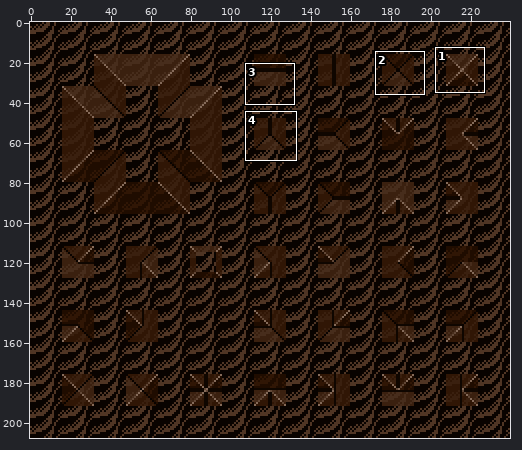
File history of a sprite sheet, graphics/images/ramps_sand_beige.png. Above: a wide view before the commit, with the close-up outlined.
Close-up. As it was:
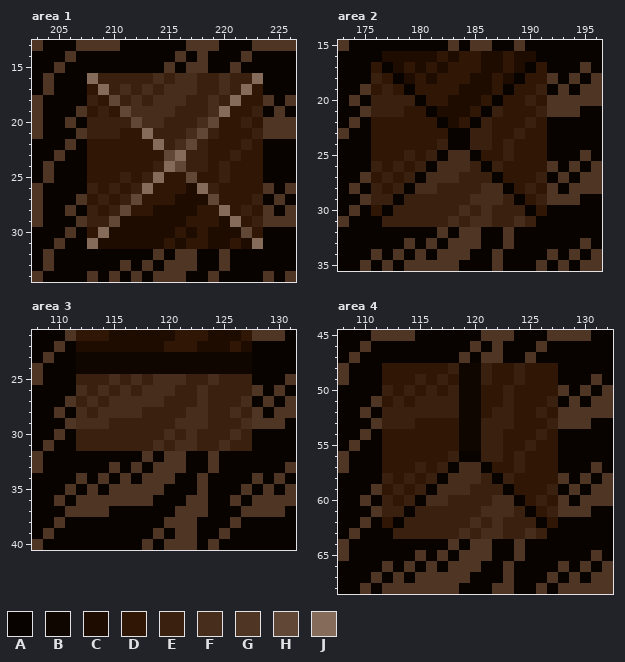
The file is 480x416 pixels, drawn in blocks of 2x2; one block is one cell here. Colours within 5 levels of each other are drawn and written as one. Shown: area 1: x 203..226, y 13..34; area 2: x 173..196, y 15..35; area 3: x 108..131, y 21..40; area 4: x 108..132, y 45..68. The commit also changed other parts of the picture, which this record leaves out.
Palette (. is transparent): A #090300  B #0f0600  C #1f0c00  D #301605  E #3a200f  F #472d1c  G #4f3524  H #614736  J #856b5a
Pixels before, area 1, first column x 203:
13 GAAAGGGGAAAAAAGGGAAAGGGG
14 AAAGAAAAAAAAAGAGAAAGAAAA
15 AAGAAAAAAAAAGAGGAAGAAAAA
16 AGAAAJEEEEEFEFFEEFEEJAAA
17 AGAAADJEFEFEFFFEEFEJDAAA
18 GAAAAEDHEFEFFFEEFEJDDGAG
19 GAAAGDEDHFFFFEEEFJDDEAGA
20 GAAGAEEEEHFFEEEFHDDEDGGG
21 GAAAGEEEDDJEEEFHEDDDEGGG
22 AAAGADDDDDDJEFHEDDDEDAAA
23 AAGAADDDDDDDHJEEDDEDDAAA
24 AGAAADDDDDDEJHEEDEDDDAAA
25 AGAAADDDEDEJDDHDDEDDDAAA
26 GAAAAEDEDEJDDDCJEDDDDGAG
27 GAAAGDEDEHDDDCCCHDDDEAGA
28 GAAGAEDEHDDCCCCDDJDEDGAG
29 GAAAGEEHCCCCCCDDDCJDEGGG
30 AAAGADJCCCCCCDCDCCCHDAAA
31 AAGAAJCCCCCCDCDDCCDCJAAA
32 AGAAAAAAAAAGAGGAAGAAAAAA
33 AGAAAAAAGAGAGGGAAGAAAAAA
34 GAAAAGAGAGAGGGAAGAAAAGAG
Pixels before, area 2, first column x 173:
15 GAAAAAAAAAGAGGAAGAAAAAAA
16 AAAACCCCCDCDDCCDCCAAAAAA
17 AAADACDCDCDDDCCDCADAAAGA
18 AAAEDACDCDDDCCDCADDGAGAG
19 AAGDEDADDDDCCCDADDEAGAGG
20 AGAEEEEADDCCCDADDEDGGGGG
21 AAGEEEDDACCCDAEDDDEGGGAA
22 AGADDDDDDACDAEDDDEDAAAAA
23 GAADDDDDDDAAEEDDEDDAAAAA
24 AAADDDDDDEAAEEDEDDDAAAAA
25 AAADDDEDEAFFADDEDDDAAAGA
26 AAAEDEDEAFFFEAEDDDDGAGAG
27 AAGDEDEAFFFEEEADDDEAGAGG
28 AGAEDEAFFEEEEFFADEDGAGGG
29 AAGEEAEEEEEEFFFEADEGGGAA
30 AGADAEEEEEEFEFEEEADAAAAA
31 GAAAEEEEEEFEFFEEFEAAAAAA
32 AAAAAAAAAGAGGAAGAAAAAAAA
33 AAAAAAGAGAGGGAAGAAAAAAGA
34 AAAGAGAGAGGGAAGAAAAGAGAG
35 AAGAGAGGGGGAAAGAAAGAGAGG
Pixels before, area 3, first column x 108:
21 AAAGDDDCCCCCCDDDCCCDGGGA
22 AAGACCCCCCCCDDDCCCDCAAAA
23 AGAABBBBBBBBBBBBBBBBAAAA
24 GAAABBBBBBBBBBBBBBBBAAAA
25 GAAAEEEFEFEFFFEEFEEEAAAG
26 AAAAFEFEFEFFFEEFEEEEGAGA
27 AAAGEFEFFFFFEEEFEEEFAGAG
28 AAGAFEFFFFEEEEFFEEFEGAGG
29 AAAGFFFEEEEEEFFFEEEFGGGA
30 AAGAEEEEEEEEFEFEEEFEAAAA
31 AGAAEEEEEEEFEFFEEFEEAAAA
32 GAAAAAAAAAGAGGAAGAAAAAAA
33 GAAAAAAGAGAGGGAAGAAAAAAG
34 AAAAGAGAGAGGGAAGAAAAGAGA
35 AAAGAGAGGGGGAAAGAAAGAGAG
36 AAGAGGGGGGGAAAGGAAGAGGGG
37 AAAGGGGAAAAAAGGGAAAGGGGA
38 AAGAAAAAAAAAGGGAAAGAAAAA
39 AGAAAAAAAAAGAGGAAGAAAAAA
40 GAAAAAAAAAGAGGGAGAAAAAAA
Pixels before, area 4, first column x 108:
45 AAAGGGGAAAAAAGGGAAAGGGGAA
46 AAGAAAAAAAAAGAGAAAGAAAAAA
47 AGAAAAAAAAAGAGGAAGAAAAAAA
48 GAAADDDDDDEBBEDDEDDDAAAAA
49 GAAADDDEDEDBBEDDEDDDAAAGA
50 AAAAEDEDEDEBBDDEDDDDGAGAG
51 AAAGDEDEEEEBBDDEDDDEAGAGG
52 AAGAEEEEEEEBBDEEDDEDGGGGG
53 AAAGEEEDDDDBBEEEDDDEGGGAA
54 AAGADDDDDDDBBEEDDDEDAAAAA
55 AGAADDDDDDDBBEEDDEDDAAAAA
56 GAAADDDDDDEAAEEDEDDDAAAAA
57 GAAADDDEDEAFFADDEDDDAAAGA
58 AAAAEDEDEAFFFEAEDDDDGAGAG
59 AAAGDEDEAFFFEEEADDDEAGAGG
60 AAGAEDEAFFEEEEFFADEDGAGGG
61 AAAGEEAEEEEEEFFFEADEGGGAA
62 AAGADAEEEEEEFEFEEEADAAAAA
63 AGAAAEEEEEEFEFFEEFEAAAAAA
64 GAAAAAAAAAGAGGAAGAAAAAAAA
65 GAAAAAAGAGAGGGAAGAAAAAAGA
66 AAAAGAGAGAGGGAAGAAAAGAGAG
67 AAAGAGAGGGGGAAAGAAAGAGAGG
68 AAGAGGGGGGGAAAGGAAGAGGGGG
Once edited:
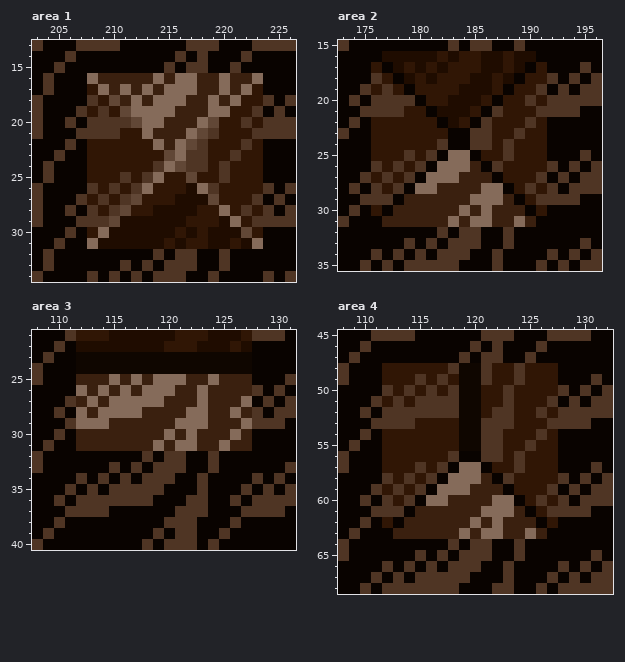
The edit:
Area 1:
y 16: x 214 F -> J; x 216..217 FF -> JJ; x 220 F -> J
y 17: x 211 F -> J; x 213 F -> J; x 215..217 FFF -> JJJ; x 220 F -> J
y 18: x 208 E -> G; x 212 F -> J; x 214..216 FFF -> JJJ; x 219 F -> J
y 19: x 209 E -> G; x 212..215 FFFF -> JJJJ; x 219 F -> J; x 223 E -> G
y 20: x 208..211 EEEE -> GGGG; x 213..214 FF -> JJ; x 218 F -> J; x 222 E -> G
y 21: x 208..210 EEE -> GGG; x 217 F -> J; x 219 E -> G; x 223 E -> G
y 22: x 216 F -> J; x 218 E -> G; x 222 E -> G
y 23: x 217..218 EE -> GG; x 221 E -> G
y 24: x 214 E -> G; x 217..218 EE -> GG; x 220 E -> G
y 25: x 211 E -> G; x 213 E -> G; x 220 E -> G
y 26: x 208 E -> G; x 210 E -> G; x 212 E -> G; x 219 E -> G
y 27: x 209 E -> G; x 211 E -> G; x 223 E -> G
y 28: x 208 E -> G; x 210 E -> G; x 222 E -> G
y 29: x 208..209 EE -> GG; x 223 E -> G
Area 2:
y 18: x 176 E -> G
y 19: x 177 E -> G; x 191 E -> G
y 20: x 176..179 EEEE -> GGGG; x 190 E -> G
y 21: x 176..178 EEE -> GGG; x 187 E -> G; x 191 E -> G
y 22: x 186 E -> G; x 190 E -> G
y 23: x 185..186 EE -> GG; x 189 E -> G
y 24: x 182 E -> G; x 185..186 EE -> GG; x 188 E -> G
y 25: x 179 E -> G; x 181 E -> G; x 183..184 FF -> JJ; x 188 E -> G
y 26: x 176 E -> G; x 178 E -> G; x 180 E -> G; x 182..184 FFF -> JJJ; x 187 E -> G
y 27: x 177 E -> G; x 179 E -> G; x 181..183 FFF -> JJJ; x 191 E -> G
y 28: x 176 E -> G; x 178 E -> G; x 180..181 FF -> JJ; x 186..187 FF -> JJ; x 190 E -> G
y 29: x 176..177 EE -> GG; x 185..187 FFF -> JJJ; x 191 E -> G
y 30: x 184 F -> J; x 186 F -> J
y 31: x 183 F -> J; x 185..186 FF -> JJ; x 189 F -> J
Area 3:
y 25: x 115 F -> J; x 117 F -> J; x 119..121 FFF -> JJJ; x 124 F -> J
y 26: x 112 F -> J; x 114 F -> J; x 116 F -> J; x 118..120 FFF -> JJJ; x 123 F -> J
y 27: x 113 F -> J; x 115..119 FFFFF -> JJJJJ; x 123 F -> J; x 127 F -> J
y 28: x 112 F -> J; x 114..117 FFFF -> JJJJ; x 122..123 FF -> JJ; x 126 F -> J
y 29: x 112..114 FFF -> JJJ; x 121..123 FFF -> JJJ; x 127 F -> J
y 30: x 120 F -> J; x 122 F -> J; x 126 F -> J
y 31: x 119 F -> J; x 121..122 FF -> JJ; x 125 F -> J
Area 4:
y 48: x 118 E -> G; x 121 E -> G; x 124 E -> G
y 49: x 115 E -> G; x 117 E -> G; x 121 E -> G; x 124 E -> G
y 50: x 112 E -> G; x 114 E -> G; x 116 E -> G; x 118 E -> G; x 123 E -> G
y 51: x 113 E -> G; x 115..118 EEEE -> GGGG; x 123 E -> G; x 127 E -> G
y 52: x 112..118 EEEEEEE -> GGGGGGG; x 122..123 EE -> GG; x 126 E -> G
y 53: x 112..114 EEE -> GGG; x 121..123 EEE -> GGG; x 127 E -> G
y 54: x 121..122 EE -> GG; x 126 E -> G
y 55: x 121..122 EE -> GG; x 125 E -> G
y 56: x 118 E -> G; x 121..122 EE -> GG; x 124 E -> G
y 57: x 115 E -> G; x 117 E -> G; x 119..120 FF -> JJ; x 124 E -> G
y 58: x 112 E -> G; x 114 E -> G; x 116 E -> G; x 118..120 FFF -> JJJ; x 123 E -> G
y 59: x 113 E -> G; x 115 E -> G; x 117..119 FFF -> JJJ; x 127 E -> G
y 60: x 112 E -> G; x 114 E -> G; x 116..117 FF -> JJ; x 122..123 FF -> JJ; x 126 E -> G
y 61: x 112..113 EE -> GG; x 121..123 FFF -> JJJ; x 127 E -> G
y 62: x 120 F -> J; x 122 F -> J
y 63: x 119 F -> J; x 121..122 FF -> JJ; x 125 F -> J
Boxes around the changes in both close-ups, in picture pixels (x1, y1, x2, y2):
changed: (87, 73, 263, 227)
changed: (371, 73, 547, 227)
changed: (76, 374, 252, 451)
changed: (382, 363, 558, 539)
